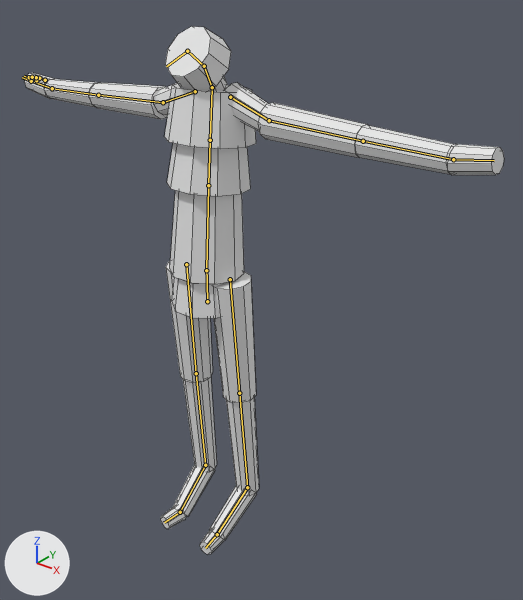
One commit to the FBX model WhipItUp-Blender/exports/WhipAnim_Body.fbx: the scene before it, then after it.
Rendered twice from a camera (50 mm lens) standing at (1.59, -1.68, 2.12) and looking at (0.07, 0.21, 0.95). The lights are fixed; the arrows at lower left show +X, +Y and +Z. The picture after the commit comes second. The bones that change, and the others that lie on the model, are drawn over the model as lines. Mesh edges are drawn as thin lines.

In view in the first picture: 'BodyProxy'.
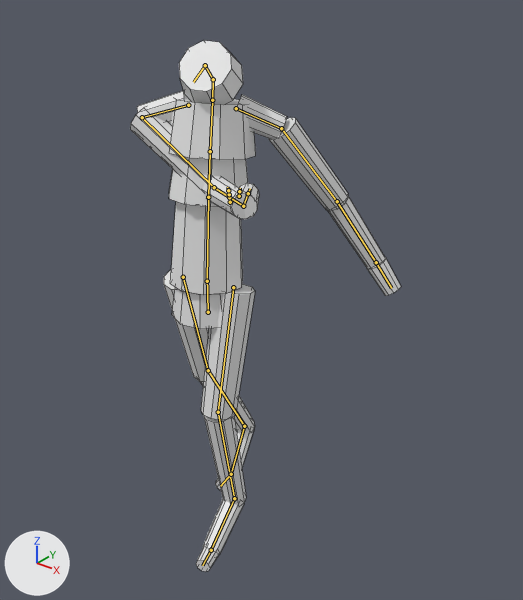
The newer file adds an action. The first version stands in its rest pose; the second is drawn at frame 2 of the action 'ValheimPlayer|Body_W2_Backhand'.

What the commit changed:
Bone 'Hips' (bone_hips) moves from (0.0, 0.0, 0.0) to (0.0, -0.04, 0.0).
Bone 'Hips' (bone_hips) turns from (0, 0, 0) to (0, 12, 0) degrees about its own x, y and z.
Bone 'Spine' (bone_spine) turns from (0, 0, 0) to (0, 7, -1) degrees about its own x, y and z.
Bone 'Spine1' (bone_spine1) turns from (0, 0, 0) to (0, 8, 0) degrees about its own x, y and z.
Bone 'Spine2' (bone_spine2) turns from (0, 0, 0) to (0, 8, 0) degrees about its own x, y and z.
Bone 'Head' (bone_head) turns from (0, 0, 0) to (0, -8, 11) degrees about its own x, y and z.
Bone 'LeftArm' (bone_leftarm) turns from (0, 0, 0) to (-64, 36, -30) degrees about its own x, y and z.
Bone 'LeftForeArm' (bone_leftforearm) turns from (0, 0, 0) to (5, 24, -7) degrees about its own x, y and z.
Bone 'RightArm' (bone_rightarm) turns from (0, 0, 0) to (-85, 55, 72) degrees about its own x, y and z.
Bone 'RightForeArm' (bone_rightforearm) turns from (0, 0, 0) to (43, -10, 26) degrees about its own x, y and z.
Bone 'RightHand' (bone_righthand) turns from (0, 0, 0) to (-167, -28, -25) degrees about its own x, y and z.
Bone 'LeftUpLeg' (bone_leftupleg) turns from (0, 0, 0) to (-16, 0, 3) degrees about its own x, y and z.
Bone 'LeftLeg' (bone_leftleg) turns from (0, 0, 0) to (22, 1, -4) degrees about its own x, y and z.
Bone 'LeftFoot' (bone_leftfoot) turns from (0, 0, 0) to (-6, -1, 2) degrees about its own x, y and z.
Bone 'RightUpLeg' (bone_rightupleg) turns from (0, 0, 0) to (12, 0, -3) degrees about its own x, y and z.
Bone 'RightLeg' (bone_rightleg) turns from (0, 0, 0) to (14, 0, -3) degrees about its own x, y and z.
Bone 'RightFoot' (bone_rightfoot) turns from (0, 0, 0) to (-19, -5, 0) degrees about its own x, y and z.

What differs and where, as boxes (x1, y1, x2, y2) in the pictures (523 x 600 px):
'BodyProxy', posed (43% narrower): before (24, 26, 504, 554); after (130, 41, 401, 572)
bone 'Hips', root to tip: before (207, 301) to (206, 265); after (208, 312) to (207, 275)
bone 'Spine', root to tip: before (206, 270) to (208, 185); after (207, 281) to (208, 197)
bone 'Spine1', root to tip: before (208, 185) to (210, 140); after (208, 197) to (210, 151)
bone 'Spine2', root to tip: before (210, 140) to (212, 88); after (210, 151) to (212, 100)
bone 'Head', root to tip: before (204, 66) to (187, 51); after (213, 79) to (205, 65)
bone 'LeftArm', root to tip: before (269, 120) to (363, 141); after (281, 128) to (337, 201)
bone 'LeftForeArm', root to tip: before (363, 141) to (453, 159); after (337, 201) to (376, 262)
bone 'RightArm', root to tip: before (163, 102) to (98, 95); after (142, 117) to (214, 187)
bone 'RightForeArm', root to tip: before (98, 95) to (52, 88); after (214, 187) to (243, 206)
bone 'RightHand', root to tip: before (52, 88) to (32, 81); after (243, 206) to (247, 194)
bone 'LeftUpLeg', root to tip: before (230, 279) to (239, 393); after (233, 287) to (218, 412)
bone 'LeftLeg', root to tip: before (239, 393) to (247, 487); after (218, 412) to (234, 498)
bone 'LeftFoot', root to tip: before (247, 487) to (217, 534); after (234, 498) to (211, 550)
bone 'RightUpLeg', root to tip: before (186, 264) to (196, 373); after (183, 277) to (208, 370)
bone 'RightLeg', root to tip: before (196, 373) to (205, 465); after (208, 370) to (244, 426)
bone 'RightFoot', root to tip: before (205, 465) to (180, 512); after (244, 426) to (231, 474)
